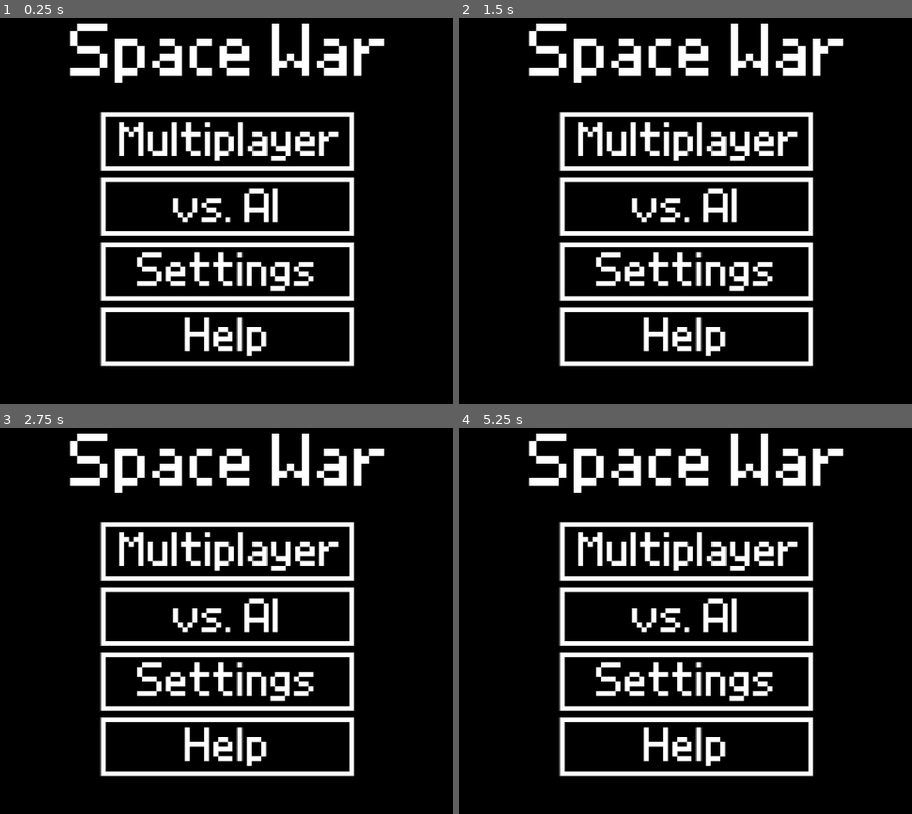
Above: before the commit, frames 1-4 (two rows, left to right).
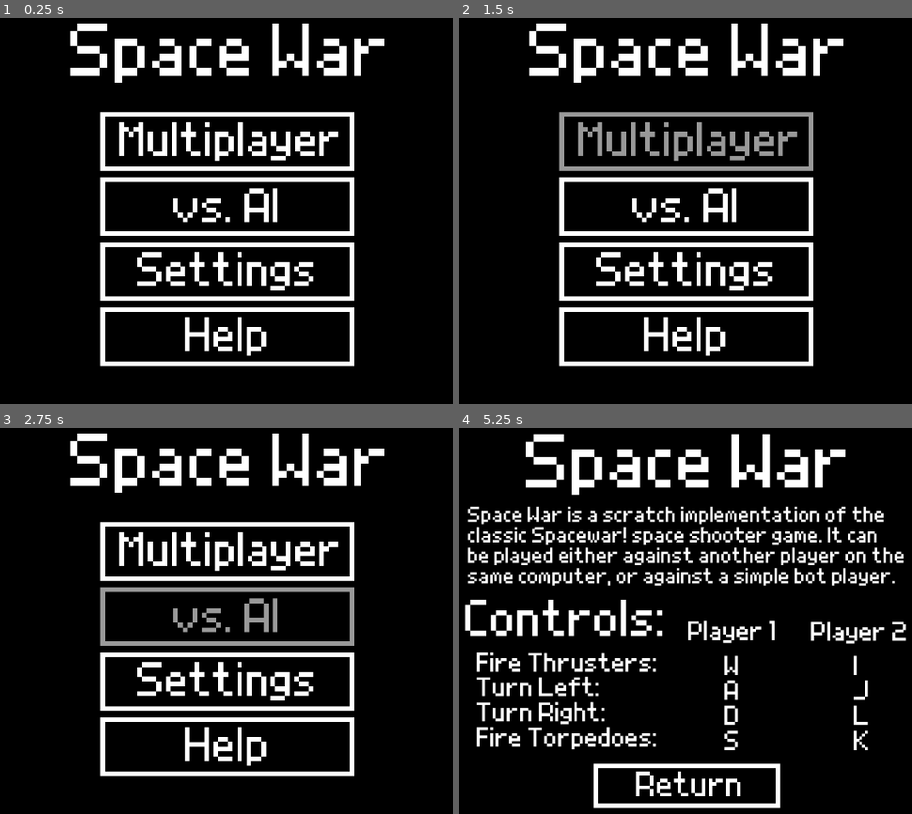
Above: after the commit, the same moments.

Repository: HMI-Studios/SpaceWar
Game: Godot game, scene res://MainMenu.tscn
Same seed, same stepped clock (60 frames per second), same inputs: the game is played once before the commit and once after it.
Inputs (mouse positions are in pixels of both pictures, inside the frame that each line leads up to):
- Up to frame 1 (0.25 s): no input
- Up to frame 2 (1.5 s): click (685, 141) at 0.52 s; click (685, 141) at 1.27 s
- Up to frame 3 (2.75 s): click (226, 617) at 2.02 s
- Up to frame 4 (5.25 s): click (685, 617) at 2.77 s; click (685, 682) at 3.52 s; click (685, 682) at 4.27 s; click (685, 748) at 5.02 s

The runs differ from the first frame. In frame 1, 3.8% of the frame differs, in the area x 15-85%, y 1-91%; in frame 2, 6.3%; in frame 3, 5.7%; in frame 4, 27%, in the area x 1-99%, y 1-99%.

Commit message:
clean up textures, add help menu

Diff:
--- /dev/null
+++ b/Button.gd
@@ -0,0 +1,16 @@
+extends TextureButton
+
+
+func _ready():
+    modulate = Color(1, 1, 1, 1)
+
+
+func _on_mouse_entered():
+    modulate = Color(1, 1, 1, 0.8)
+
+func _on_mouse_exited():
+    modulate = Color(1, 1, 1, 1)
+
+
+func _on_button_down():
+    modulate = Color(1, 1, 1, 0.6)
--- /dev/null
+++ b/Help.tscn
@@ -0,0 +1,44 @@
+[gd_scene load_steps=3 format=3 uid="uid://dlkajaisgigrn"]
+
+[ext_resource type="Texture2D" uid="uid://c74adeh8biefq" path="res://assets/help_page.png" id="1_7124r"]
+[ext_resource type="Texture2D" uid="uid://dv8nph5gk8hih" path="res://assets/return.png" id="2_sonvr"]
+
+[node name="Control" type="Control"]
+layout_mode = 3
+anchors_preset = 15
+anchor_right = 1.0
+anchor_bottom = 1.0
+grow_horizontal = 2
+grow_vertical = 2
+
+[node name="VBoxContainer" type="VBoxContainer" parent="."]
+layout_mode = 1
+anchors_preset = 15
+anchor_right = 1.0
+anchor_bottom = 1.0
+grow_horizontal = 2
+grow_vertical = 2
+
+[node name="TextureRect" type="TextureRect" parent="VBoxContainer"]
+layout_mode = 2
+size_flags_vertical = 3
+size_flags_stretch_ratio = 40.0
+texture = ExtResource("1_7124r")
+expand_mode = 1
+stretch_mode = 5
+
+[node name="Control" type="Control" parent="VBoxContainer"]
+layout_mode = 2
+size_flags_vertical = 3
+
+[node name="Return" type="TextureButton" parent="VBoxContainer"]
+layout_mode = 2
+size_flags_vertical = 3
+size_flags_stretch_ratio = 5.0
+texture_normal = ExtResource("2_sonvr")
+ignore_texture_size = true
+stretch_mode = 5
+
+[node name="Control2" type="Control" parent="VBoxContainer"]
+layout_mode = 2
+size_flags_vertical = 3
--- /dev/null
+++ b/MainMenu.gd
@@ -0,0 +1,31 @@
+extends Control
+
+
+# Called when the node enters the scene tree for the first time.
+func _ready():
+    pass # Replace with function body.
+
+
+# Called every frame. 'delta' is the elapsed time since the previous frame.
+func _process(delta):
+    pass
+
+
+func _on_texture_rect_pressed():
+    pass # Replace with function body.
+
+
+func _on_multiplayer_pressed():
+    pass # Replace with function body.
+
+
+func _on_vsai_pressed():
+    pass # Replace with function body.
+
+
+func _on_settings_pressed():
+    pass # Replace with function body.
+
+
+func _on_help_pressed():
+    get_tree().change_scene_to_file("res://Help.tscn")
--- a/MainMenu.tscn
+++ b/MainMenu.tscn
@@ -1,12 +1,14 @@
-[gd_scene load_steps=6 format=3 uid="uid://h40g20g7nsdj"]
+[gd_scene load_steps=8 format=3 uid="uid://h40g20g7nsdj"]
 
-[ext_resource type="Texture2D" uid="uid://ce8l8mp11jmfi" path="res://assets/title.png" id="1_yhtos"]
-[ext_resource type="Texture2D" uid="uid://b1yrkapidm304" path="res://assets/multiplayer.png" id="2_6y48p"]
-[ext_resource type="Texture2D" uid="uid://dbdrm74h25jg5" path="res://assets/vs_ai.png" id="3_ss76j"]
-[ext_resource type="Texture2D" uid="uid://iwnbpb70y8lb" path="res://assets/settings.png" id="4_2x05r"]
-[ext_resource type="Texture2D" uid="uid://bt64jm5fcr0nu" path="res://assets/help.png" id="5_ivq03"]
+[ext_resource type="Script" path="res://MainMenu.gd" id="1_d3r3p"]
+[ext_resource type="Texture2D" uid="uid://dgglgudpjkywr" path="res://assets/title.png" id="1_yhtos"]
+[ext_resource type="Texture2D" uid="uid://ddgxpujn0jcqh" path="res://assets/multiplayer.png" id="2_6y48p"]
+[ext_resource type="Script" path="res://Button.gd" id="3_aorho"]
+[ext_resource type="Texture2D" uid="uid://cwdg8bf6thr43" path="res://assets/vs_ai.png" id="3_ss76j"]
+[ext_resource type="Texture2D" uid="uid://dbjfdur2o2ckw" path="res://assets/settings.png" id="4_2x05r"]
+[ext_resource type="Texture2D" uid="uid://87negsjwcji0" path="res://assets/help.png" id="5_ivq03"]
 
-[node name="Control" type="Control"]
+[node name="MainMenu" type="Control"]
 texture_filter = 1
 layout_mode = 3
 anchors_preset = 15
@@ -14,6 +16,7 @@
 anchor_bottom = 1.0
 grow_horizontal = 2
 grow_vertical = 2
+script = ExtResource("1_d3r3p")
 
 [node name="VBoxContainer" type="VBoxContainer" parent="."]
 layout_mode = 1
@@ -49,33 +52,37 @@
 size_flags_stretch_ratio = 3.0
 theme_override_constants/separation = 10
 
-[node name="TextureRect" type="TextureButton" parent="VBoxContainer/HBoxContainer/VBoxContainer"]
+[node name="Multiplayer" type="TextureButton" parent="VBoxContainer/HBoxContainer/VBoxContainer"]
 texture_filter = 1
 layout_mode = 2
 size_flags_vertical = 3
 texture_normal = ExtResource("2_6y48p")
 stretch_mode = 5
+script = ExtResource("3_aorho")
 
-[node name="TextureRect2" type="TextureButton" parent="VBoxContainer/HBoxContainer/VBoxContainer"]
+[node name="VSAI" type="TextureButton" parent="VBoxContainer/HBoxContainer/VBoxContainer"]
 texture_filter = 1
 layout_mode = 2
 size_flags_vertical = 3
 texture_normal = ExtResource("3_ss76j")
 stretch_mode = 5
+script = ExtResource("3_aorho")
 
-[node name="TextureRect3" type="TextureButton" parent="VBoxContainer/HBoxContainer/VBoxContainer"]
+[node name="Settings" type="TextureButton" parent="VBoxContainer/HBoxContainer/VBoxContainer"]
 texture_filter = 1
 layout_mode = 2
 size_flags_vertical = 3
 texture_normal = ExtResource("4_2x05r")
 stretch_mode = 5
+script = ExtResource("3_aorho")
 
-[node name="TextureRect4" type="TextureButton" parent="VBoxContainer/HBoxContainer/VBoxContainer"]
+[node name="Help" type="TextureButton" parent="VBoxContainer/HBoxContainer/VBoxContainer"]
 texture_filter = 1
 layout_mode = 2
 size_flags_vertical = 3
 texture_normal = ExtResource("5_ivq03")
 stretch_mode = 5
+script = ExtResource("3_aorho")
 
 [node name="Control2" type="Control" parent="VBoxContainer/HBoxContainer"]
 layout_mode = 2
@@ -84,3 +91,20 @@
 [node name="Control" type="Control" parent="VBoxContainer"]
 layout_mode = 2
 size_flags_vertical = 3
+
+[connection signal="button_down" from="VBoxContainer/HBoxContainer/VBoxContainer/Multiplayer" to="VBoxContainer/HBoxContainer/VBoxContainer/Multiplayer" method="_on_button_down"]
+[connection signal="mouse_entered" from="VBoxContainer/HBoxContainer/VBoxContainer/Multiplayer" to="VBoxContainer/HBoxContainer/VBoxContainer/Multiplayer" method="_on_mouse_entered"]
+[connection signal="mouse_exited" from="VBoxContainer/HBoxContainer/VBoxContainer/Multiplayer" to="VBoxContainer/HBoxContainer/VBoxContainer/Multiplayer" method="_on_mouse_exited"]
+[connection signal="pressed" from="VBoxContainer/HBoxContainer/VBoxContainer/Multiplayer" to="." method="_on_multiplayer_pressed"]
+[connection signal="button_down" from="VBoxContainer/HBoxContainer/VBoxContainer/VSAI" to="VBoxContainer/HBoxContainer/VBoxContainer/VSAI" method="_on_button_down"]
+[connection signal="mouse_entered" from="VBoxContainer/HBoxContainer/VBoxContainer/VSAI" to="VBoxContainer/HBoxContainer/VBoxContainer/VSAI" method="_on_mouse_entered"]
+[connection signal="mouse_exited" from="VBoxContainer/HBoxContainer/VBoxContainer/VSAI" to="VBoxContainer/HBoxContainer/VBoxContainer/VSAI" method="_on_mouse_exited"]
+[connection signal="pressed" from="VBoxContainer/HBoxContainer/VBoxContainer/VSAI" to="." method="_on_vsai_pressed"]
+[connection signal="button_down" from="VBoxContainer/HBoxContainer/VBoxContainer/Settings" to="VBoxContainer/HBoxContainer/VBoxContainer/Settings" method="_on_button_down"]
+[connection signal="mouse_entered" from="VBoxContainer/HBoxContainer/VBoxContainer/Settings" to="VBoxContainer/HBoxContainer/VBoxContainer/Settings" method="_on_mouse_entered"]
+[connection signal="mouse_exited" from="VBoxContainer/HBoxContainer/VBoxContainer/Settings" to="VBoxContainer/HBoxContainer/VBoxContainer/Settings" method="_on_mouse_exited"]
+[connection signal="pressed" from="VBoxContainer/HBoxContainer/VBoxContainer/Settings" to="." method="_on_settings_pressed"]
+[connection signal="button_down" from="VBoxContainer/HBoxContainer/VBoxContainer/Help" to="VBoxContainer/HBoxContainer/VBoxContainer/Help" method="_on_button_down"]
+[connection signal="mouse_entered" from="VBoxContainer/HBoxContainer/VBoxContainer/Help" to="VBoxContainer/HBoxContainer/VBoxContainer/Help" method="_on_mouse_entered"]
+[connection signal="mouse_exited" from="VBoxContainer/HBoxContainer/VBoxContainer/Help" to="VBoxContainer/HBoxContainer/VBoxContainer/Help" method="_on_mouse_exited"]
+[connection signal="pressed" from="VBoxContainer/HBoxContainer/VBoxContainer/Help" to="." method="_on_help_pressed"]
Binary file changed: assets/draw.png
Binary file changed: assets/help.png
Binary file changed: assets/help_page.png
Binary file changed: assets/multiplayer.png
Binary file changed: assets/player_1_win.png
Binary file changed: assets/player_2_win.png
Binary file changed: assets/return.png
Binary file changed: assets/settings.png
Binary file changed: assets/title.png
Binary file changed: assets/vs_ai.png
Not shown, added: export_presets.cfg
